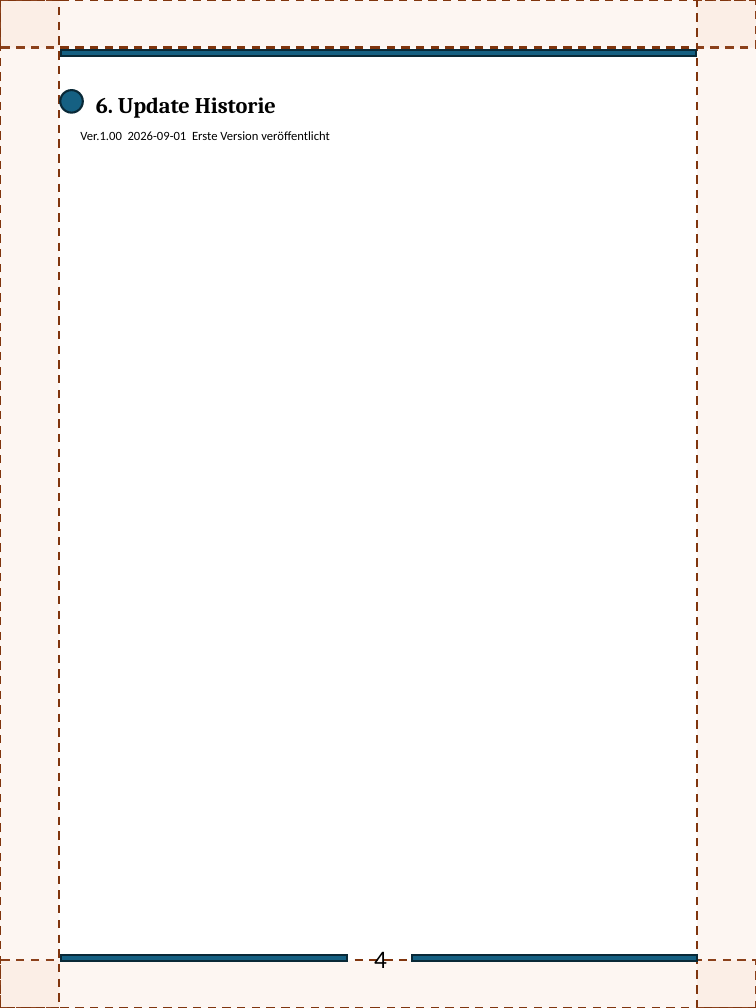
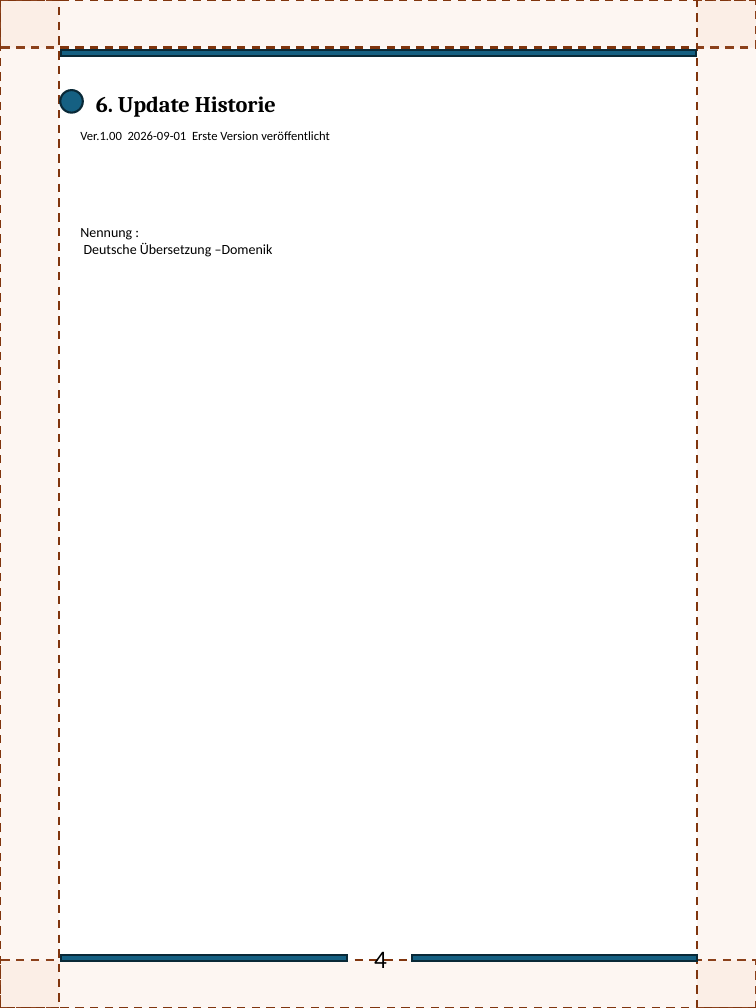
Before and after one commit to FlexChromaHQ/FlexChroma, a slide deck: slide 5 of Documents/Original/FlexChroma_Tour_Guide_DE.pptx. Drawn at 756x1008 pixels with LibreOffice and Linux fonts; fonts in the diff are those of the drawing. Boxes give left, top, right and bottom in pixels: in the first picture for what was removed or moved away, otherwise in the second. Text is boxed around its words. In the diff, an @@ line names an element or a change of style, - is before the commit and + after.

```diff
--- a/Documents/Original/FlexChroma_Tour_Guide_DE.pptx
+++ b/Documents/Original/FlexChroma_Tour_Guide_DE.pptx
@@ text added at <box>80,228,273,257</box>, 10 pt, text #000000 @@
+Nennung :
+Deutsche Übersetzung –Domenik
```
Also in this commit, not shown: 7 other slides changed, 3 other files.
